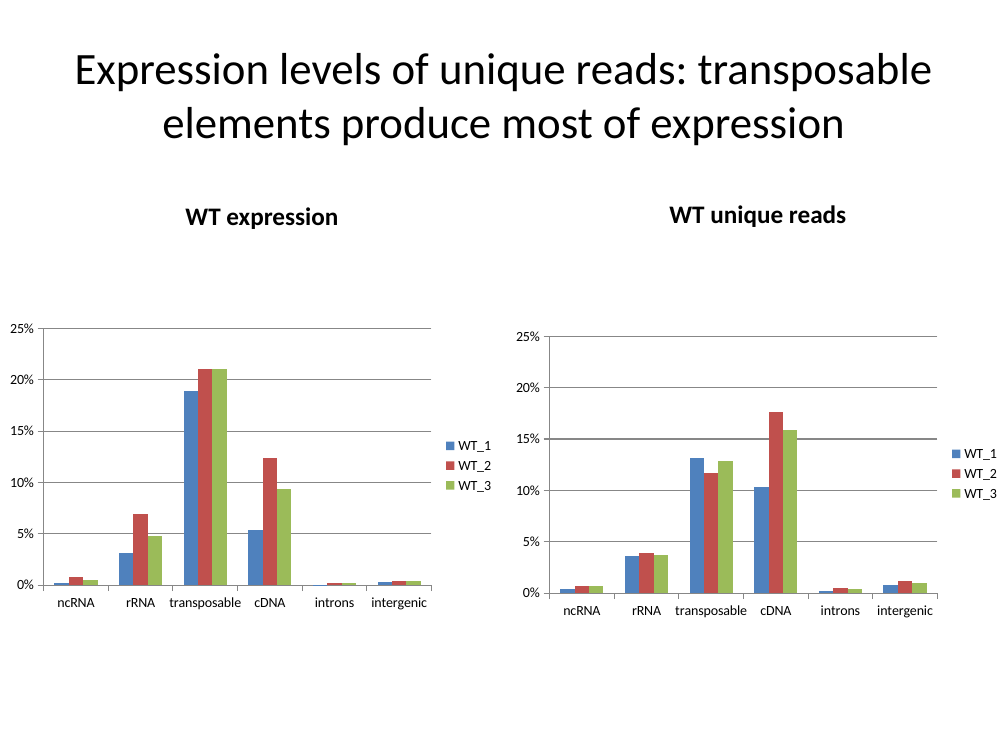
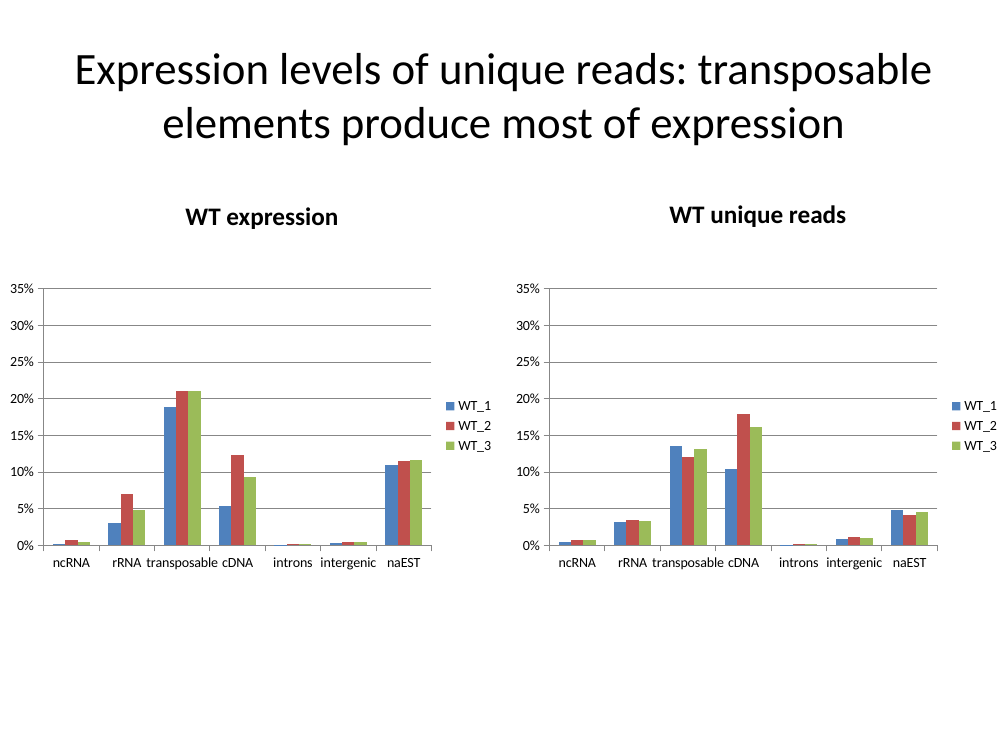
Before and after one commit to wilkinsonlab/m-oryzae-polya, a slide deck: slide 17 of doc/small/small_presentation.pptx (slide 16 before the commit). Drawn at 1008x756 pixels with LibreOffice and Linux fonts; fonts in the diff are those of the drawing. Boxes give left, top, right and bottom in pixels: in the first picture for what was removed or moved away, otherwise in the second. Text is boxed around its words. In the diff, an @@ line names an element or a change of style, - is before the commit and + after.

```diff
--- a/doc/small/small_presentation.pptx
+++ b/doc/small/small_presentation.pptx
@@ column chart at [0,275,504,578] @@
-categories: ncRNA, rRNA, transposable, cDNA, introns, intergenic
+categories: ncRNA, rRNA, transposable, cDNA, introns, intergenic, naEST
-WT_1: 0.002, 0.031, 0.189, 0.053, 0.001, 0.003
+WT_1: 0, 0.03, 0.19, 0.05, 0, 0, 0.11
-WT_2: 0.008, 0.07, 0.21, 0.123, 0.002, 0.004
+WT_2: 0.01, 0.07, 0.21, 0.12, 0, 0, 0.11
-WT_3: 0.005, 0.048, 0.211, 0.093, 0.002, 0.004
+WT_3: 0, 0.05, 0.21, 0.09, 0, 0, 0.12
@@ value axis changed @@
@@ column chart: place and size @@
-column chart at [0,314,504,617]
+column chart at [0,275,504,578]
@@ column chart at [506,275,1008,578] @@
-categories: ncRNA, rRNA, transposable, cDNA, introns, intergenic
+categories: ncRNA, rRNA, transposable, cDNA, introns, intergenic, naEST
-WT_1: 0.004, 0.036, 0.132, 0.103, 0.002, 0.008
+WT_1: 0, 0.03, 0.14, 0.1, 0, 0.01, 0.05
-WT_2: 0.007, 0.039, 0.117, 0.176, 0.005, 0.012
+WT_2: 0.01, 0.04, 0.12, 0.18, 0, 0.01, 0.04
-WT_3: 0.007, 0.037, 0.128, 0.159, 0.004, 0.01
+WT_3: 0.01, 0.03, 0.13, 0.16, 0, 0.01, 0.05
@@ value axis changed @@
@@ column chart: place and size @@
-column chart at [506,323,1008,625]
+column chart at [506,275,1008,578]
```
Also in this commit, not shown: 2 other slides changed, 6 other files.
